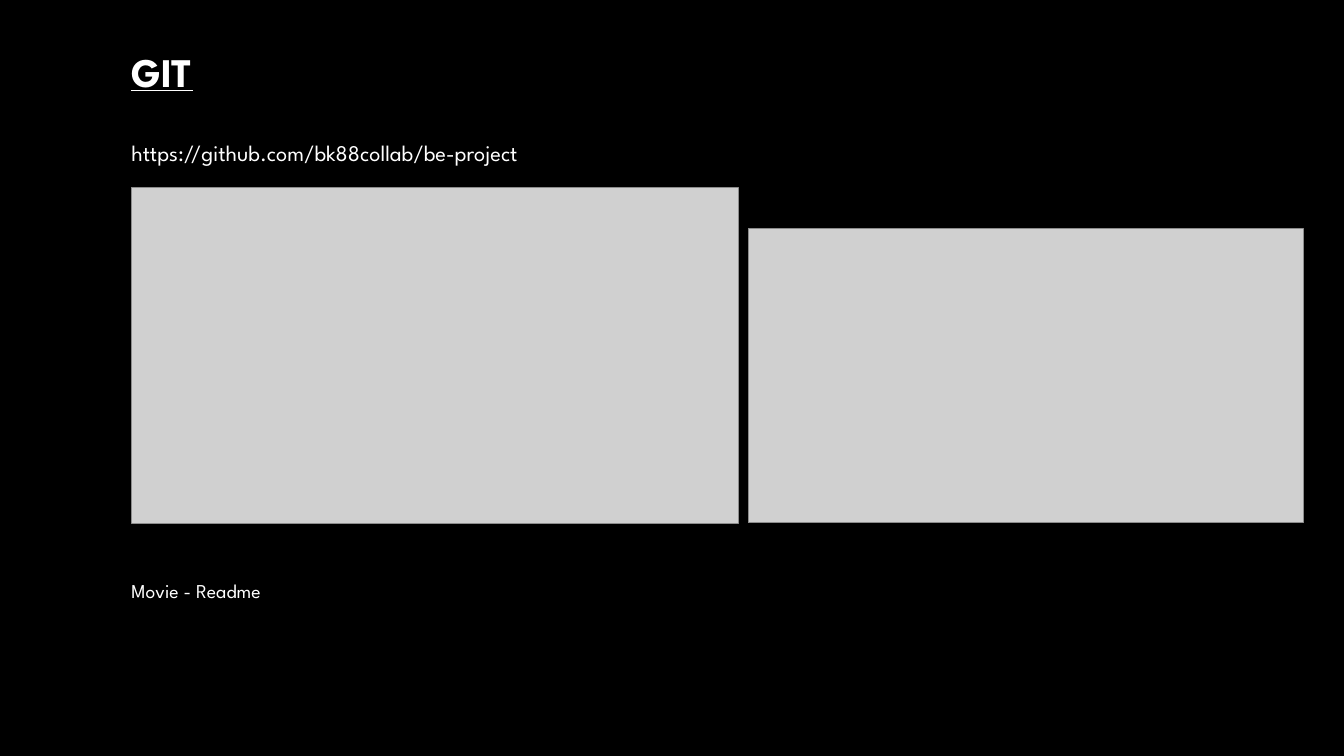
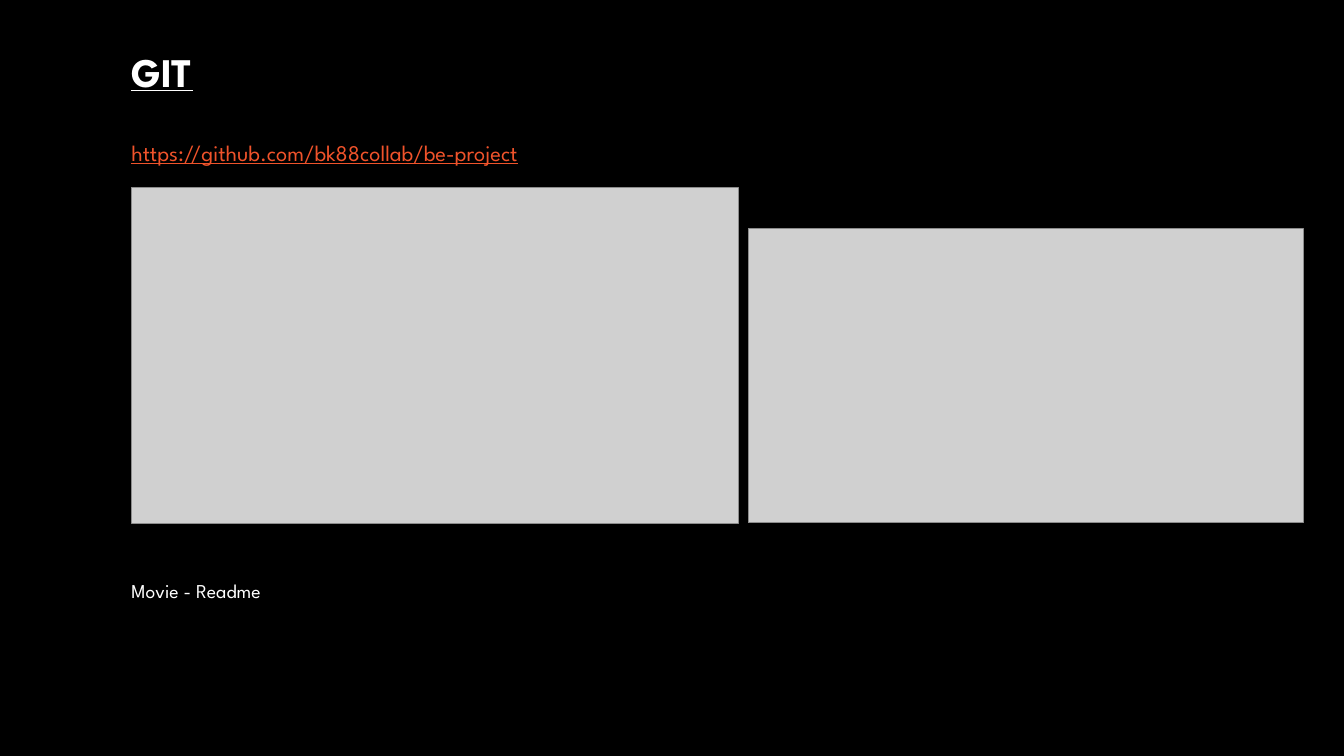
Before and after one commit to bk88collab/be-project, a slide deck: slide 9 of Presentasi/Movie Wishlist.pptx. Drawn at 1344x756 pixels with LibreOffice and Linux fonts; fonts in the diff are those of the drawing; grey boxes stand for pictures; background and template pictures are left out. Boxes give left, top, right and bottom in pixels: in the first picture for what was removed or moved away, otherwise in the second. Text is boxed around its words. In the diff, an @@ line names an element or a change of style, - is before the commit and + after.

```diff
--- a/Presentasi/Movie Wishlist.pptx
+++ b/Presentasi/Movie Wishlist.pptx
@@ title "GIT https://github.com/bk88collab/be-project" at (131,59,517,166): text colour #FFFFFF to #F0532B, underline on @@
```
Also in this commit, not shown: 9 other files.
